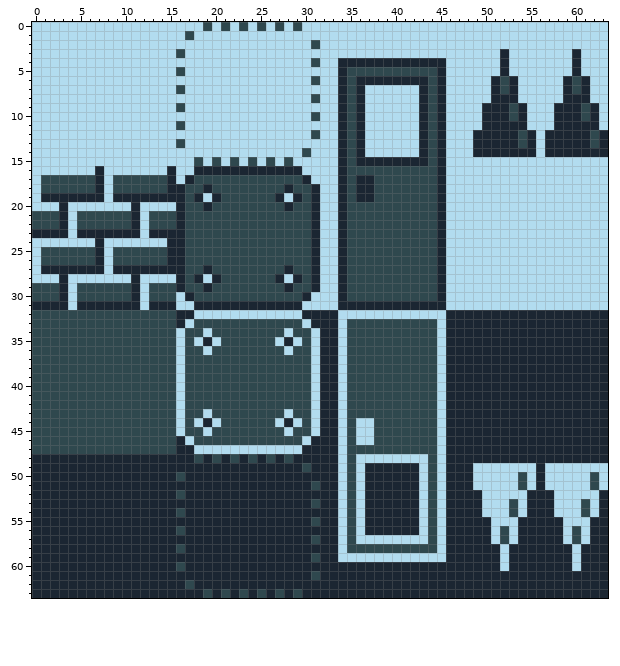
Pixel-art sprite: content/level.png. The picture above was drawn from the file before the commit.
The file is 64x64 pixels.
The same view after the edit:
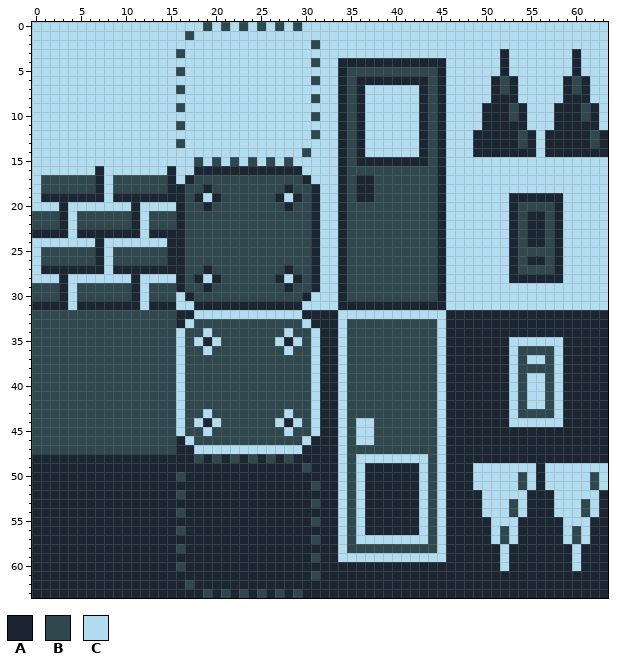
Palette (. is transparent): A #1b2632  B #2f484e  C #b2dcef
Change:
@@ x 51..60 @@
 18 CCCCCCCCCC
-19 CCCCCCCCCC
-20 CCCCCCCCCC
-21 CCCCCCCCCC
-22 CCCCCCCCCC
-23 CCCCCCCCCC
-24 CCCCCCCCCC
-25 CCCCCCCCCC
-26 CCCCCCCCCC
-27 CCCCCCCCCC
-28 CCCCCCCCCC
+19 CCAAAAAACC
+20 CCABBBBACC
+21 CCABAABACC
+22 CCABAABACC
+23 CCABAABACC
+24 CCABAABACC
+25 CCABBBBACC
+26 CCABAABACC
+27 CCABBBBACC
+28 CCAAAAAACC
 29 CCCCCCCCCC
@@ x 51..60 @@
 34 AAAAAAAAAA
-35 AAAAAAAAAA
-36 AAAAAAAAAA
-37 AAAAAAAAAA
-38 AAAAAAAAAA
-39 AAAAAAAAAA
-40 AAAAAAAAAA
-41 AAAAAAAAAA
-42 AAAAAAAAAA
-43 AAAAAAAAAA
-44 AAAAAAAAAA
+35 AACCCCCCAA
+36 AACBBBBCAA
+37 AACBCCBCAA
+38 AACBBBBCAA
+39 AACBCCBCAA
+40 AACBCCBCAA
+41 AACBCCBCAA
+42 AACBCCBCAA
+43 AACBBBBCAA
+44 AACCCCCCAA
 45 AAAAAAAAAA
Pixel boxes of the changes (left, top, right, bottom) in both pictures:
changed: (509, 193, 563, 283)
changed: (509, 337, 563, 427)
